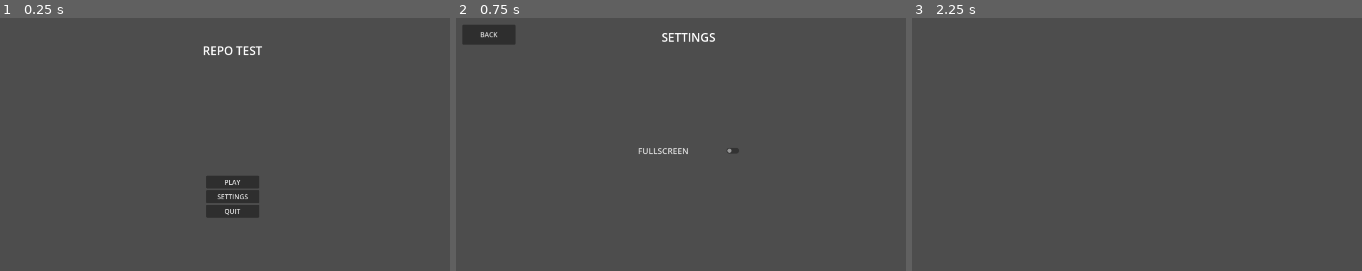
Above: before the commit, frames 1-3 (left to right).
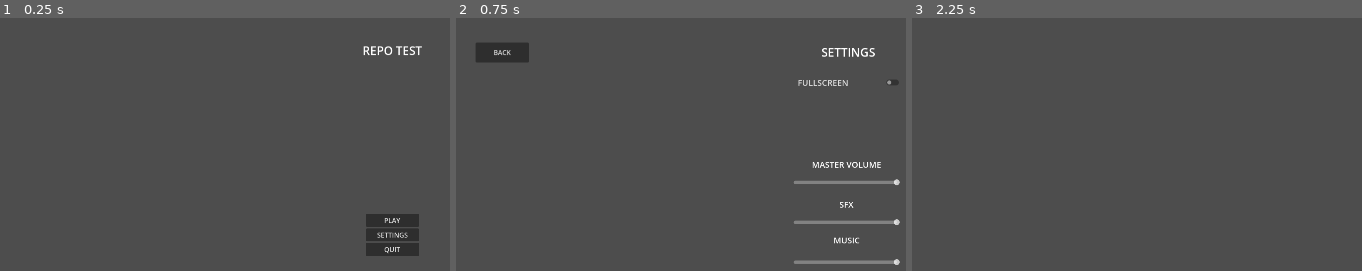
Above: after the commit, the same moments.

Repository: DPMulligan-QC/jamrepotest
Game: Godot game, scene res://main_menu.tscn
Same seed, same stepped clock (60 frames per second), same inputs: the game is played once before the commit and once after it.
Inputs:
- Up to frame 1 (0.25 s): no input
- Up to frame 2 (0.75 s): click "SETTINGS" at 0.5 s
- Up to frame 3 (2.25 s): click "BACK" at 1.25 s; click "PLAY" at 2 s

The runs differ from the first frame. In frame 1, 3.8% of the frame differs, in the area x 45-94%, y 11-95%; in frame 2, 3.7%; in frame 3, nothing differs.

Commit message:
Anchored UI elements, added volume sliders,  incorporated to save system

Diff:
--- a/SaveData.gd
+++ b/SaveData.gd
@@ -2,3 +2,7 @@
 class_name SaveData
 
 @export var isFullscreen : bool = false
+@export var screenResolution : Vector2 = Vector2(1920.0,1080.0)
+@export var volumeScaleMaster : float = 1.0   #scales from 0.0 to 1.0
+@export var volumeScaleMusic : float = 1.0
+@export var volumeScaleSFX : float = 1.0
--- a/Settings.tscn
+++ b/Settings.tscn
@@ -23,36 +23,135 @@
 offset_bottom = 40.0
 
 [node name="FullscreenButton" type="CheckButton" parent="."]
-layout_mode = 2
-offset_left = 448.0
-offset_top = 292.0
-offset_right = 704.0
-offset_bottom = 356.0
+layout_mode = 1
+anchors_preset = 8
+anchor_left = 0.5
+anchor_top = 0.5
+anchor_right = 0.5
+anchor_bottom = 0.5
+offset_left = -128.0
+offset_top = -412.0
+offset_right = 128.0
+offset_bottom = -348.0
+grow_horizontal = 2
+grow_vertical = 2
 theme = SubResource("Theme_bvb5x")
 theme_override_font_sizes/font_size = 20
 text = "FULLSCREEN"
 
 [node name="Button" type="Button" parent="."]
-layout_mode = 0
-offset_left = 32.0
-offset_top = 21.0
-offset_right = 160.0
-offset_bottom = 69.0
+layout_mode = 1
+offset_left = 64.0
+offset_top = 64.0
+offset_right = 192.0
+offset_bottom = 112.0
 theme = SubResource("Theme_2fv1l")
 text = "BACK"
 
-[node name="Label" type="Label" parent="."]
-layout_mode = 0
-offset_left = 448.0
-offset_top = 32.0
-offset_right = 704.0
-offset_bottom = 71.0
+[node name="SettingsLabel" type="Label" parent="."]
+layout_mode = 1
+anchors_preset = 5
+anchor_left = 0.5
+anchor_right = 0.5
+offset_left = -128.0
+offset_top = 64.0
+offset_right = 128.0
+offset_bottom = 112.0
+grow_horizontal = 2
 theme = SubResource("Theme_mx4kw")
 theme_type_variation = &"HeaderLarge"
 text = "SETTINGS"
 horizontal_alignment = 1
 vertical_alignment = 1
 
+[node name="MasterVolume" type="HSlider" parent="."]
+layout_mode = 1
+anchors_preset = 8
+anchor_left = 0.5
+anchor_top = 0.5
+anchor_right = 0.5
+anchor_bottom = 0.5
+offset_left = -132.0
+offset_top = -156.0
+offset_right = 124.0
+offset_bottom = -124.0
+grow_horizontal = 2
+grow_vertical = 2
+max_value = 1.0
+step = 0.01
+value = 1.0
+
+[node name="MasterVolumeLabel" type="Label" parent="MasterVolume"]
+layout_mode = 0
+offset_top = -50.7
+offset_right = 256.0
+offset_bottom = -2.7
+theme = SubResource("Theme_mx4kw")
+theme_type_variation = &"HeaderSmall"
+text = "MASTER VOLUME"
+horizontal_alignment = 1
+vertical_alignment = 1
+
+[node name="SFXVolume" type="HSlider" parent="."]
+layout_mode = 1
+anchors_preset = 8
+anchor_left = 0.5
+anchor_top = 0.5
+anchor_right = 0.5
+anchor_bottom = 0.5
+offset_left = -132.0
+offset_top = -60.0
+offset_right = 124.0
+offset_bottom = -28.0
+grow_horizontal = 2
+grow_vertical = 2
+max_value = 1.0
+step = 0.01
+value = 1.0
+
+[node name="SFXVolumeLabel" type="Label" parent="SFXVolume"]
+layout_mode = 0
+offset_top = -50.7
+offset_right = 256.0
+offset_bottom = -2.7
+theme = SubResource("Theme_mx4kw")
+theme_type_variation = &"HeaderSmall"
+text = "SFX"
+horizontal_alignment = 1
+vertical_alignment = 1
+
+[node name="MusicVolume" type="HSlider" parent="."]
+layout_mode = 1
+anchors_preset = 8
+anchor_left = 0.5
+anchor_top = 0.5
+anchor_right = 0.5
+anchor_bottom = 0.5
+offset_left = -132.0
+offset_top = 36.0
+offset_right = 124.0
+offset_bottom = 68.0
+grow_horizontal = 2
+grow_vertical = 2
+max_value = 1.0
+step = 0.01
+value = 1.0
+
+[node name="MusicVolumeLabel" type="Label" parent="MusicVolume"]
+layout_mode = 0
+offset_top = -50.7
+offset_right = 256.0
+offset_bottom = -2.7
+theme = SubResource("Theme_mx4kw")
+theme_type_variation = &"HeaderSmall"
+text = "MUSIC
+"
+horizontal_alignment = 1
+vertical_alignment = 1
+
 [connection signal="ready" from="." to="." method="_on_ready"]
 [connection signal="toggled" from="FullscreenButton" to="." method="_on_fullscreen_button_toggled"]
 [connection signal="pressed" from="Button" to="." method="_on_button_pressed"]
+[connection signal="value_changed" from="MasterVolume" to="." method="_on_master_volume_value_changed"]
+[connection signal="value_changed" from="SFXVolume" to="." method="_on_sfx_volume_value_changed"]
+[connection signal="value_changed" from="MusicVolume" to="." method="_on_music_volume_value_changed"]
--- /dev/null
+++ b/default_bus_layout.tres
@@ -0,0 +1,15 @@
+[gd_resource type="AudioBusLayout" format=3 uid="uid://t5887nfbo2to"]
+
+[resource]
+bus/1/name = &"SFX"
+bus/1/solo = false
+bus/1/mute = false
+bus/1/bypass_fx = false
+bus/1/volume_db = 0.0
+bus/1/send = &"Master"
+bus/2/name = &"Music"
+bus/2/solo = false
+bus/2/mute = false
+bus/2/bypass_fx = false
+bus/2/volume_db = 0.0
+bus/2/send = &"Master"
--- a/main_menu.gd
+++ b/main_menu.gd
@@ -28,6 +28,9 @@
 			get_window().mode = Window.MODE_EXCLUSIVE_FULLSCREEN
 		else:
 			get_window().mode = Window.MODE_WINDOWED
+		AudioServer.set_bus_volume_linear(0, linear_to_db(data.volumeScaleMaster))
+		AudioServer.set_bus_volume_linear(1, linear_to_db(data.volumeScaleSFX))
+		AudioServer.set_bus_volume_linear(2, linear_to_db(data.volumeScaleMusic))
 	else:
 		data = SaveData.new()
 		helper.save_game(data)
--- a/main_menu.tscn
+++ b/main_menu.tscn
@@ -13,11 +13,18 @@
 script = ExtResource("1_06t4h")
 
 [node name="MarginContainer" type="MarginContainer" parent="."]
-layout_mode = 0
-offset_left = 512.0
-offset_top = 384.0
-offset_right = 640.0
-offset_bottom = 512.0
+layout_mode = 1
+anchors_preset = 8
+anchor_left = 0.5
+anchor_top = 0.5
+anchor_right = 0.5
+anchor_bottom = 0.5
+offset_left = -64.0
+offset_top = -64.0
+offset_right = 64.0
+offset_bottom = 64.0
+grow_horizontal = 2
+grow_vertical = 2
 
 [node name="VBoxContainer" type="VBoxContainer" parent="MarginContainer"]
 layout_mode = 2
@@ -35,11 +42,15 @@
 text = "QUIT"
 
 [node name="Label" type="Label" parent="."]
-layout_mode = 0
-offset_left = 448.0
+layout_mode = 1
+anchors_preset = 5
+anchor_left = 0.5
+anchor_right = 0.5
+offset_left = -128.0
 offset_top = 64.0
-offset_right = 704.0
+offset_right = 128.0
 offset_bottom = 103.0
+grow_horizontal = 2
 theme = SubResource("Theme_06t4h")
 theme_type_variation = &"HeaderLarge"
 text = "REPO TEST"
--- a/settings.gd
+++ b/settings.gd
@@ -2,6 +2,8 @@
 
 var helper = SaveGameHelper.new()
 var data= helper.load_game()
+
+var dataLoaded: bool = false
 
 func _on_button_pressed() -> void:
 	helper.save_game(data)
@@ -17,12 +19,35 @@
 		data.isFullscreen = false;
 
 
+
 func _ready():
 	if data:
 		if(data.isFullscreen):
 			$FullscreenButton.button_pressed =true
+			$MasterVolume.value = data.volumeScaleMaster
+			$SFXVolume.value = data.volumeScaleSFX
+			$MusicVolume.value = data.volumeScaleMusic
 		else:
 			$FullscreenButton.button_pressed = false
 	else:
 		data = SaveData.new()
 		helper.save_game(data)
+
+	dataLoaded = true
+
+func _on_master_volume_value_changed(value: float) -> void:
+	if dataLoaded:
+		AudioServer.set_bus_volume_linear(0, linear_to_db(value))
+		data.volumeScaleMaster = value
+
+
+func _on_sfx_volume_value_changed(value: float) -> void:
+	if dataLoaded:
+		AudioServer.set_bus_volume_linear(1, linear_to_db(value))
+		data.volumeScaleSFX = value
+
+
+func _on_music_volume_value_changed(value: float) -> void:
+	if dataLoaded:
+		AudioServer.set_bus_volume_linear(2, linear_to_db(value))
+		data.volumeScaleMusic = value
